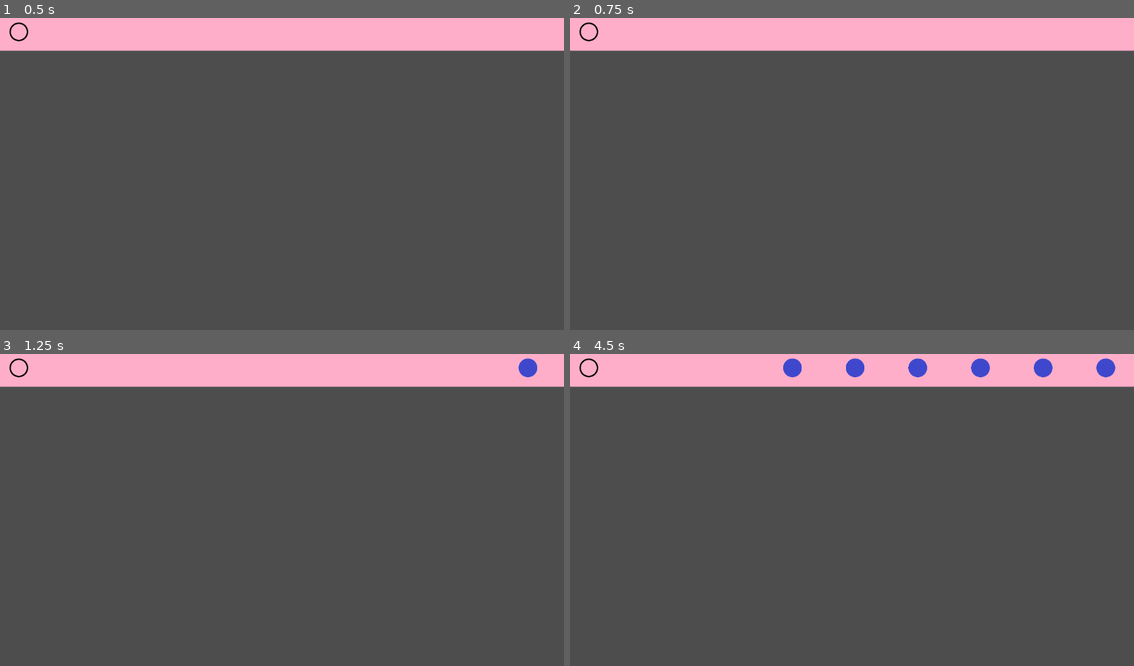
Above: before the commit, frames 1-4 (two rows, left to right).
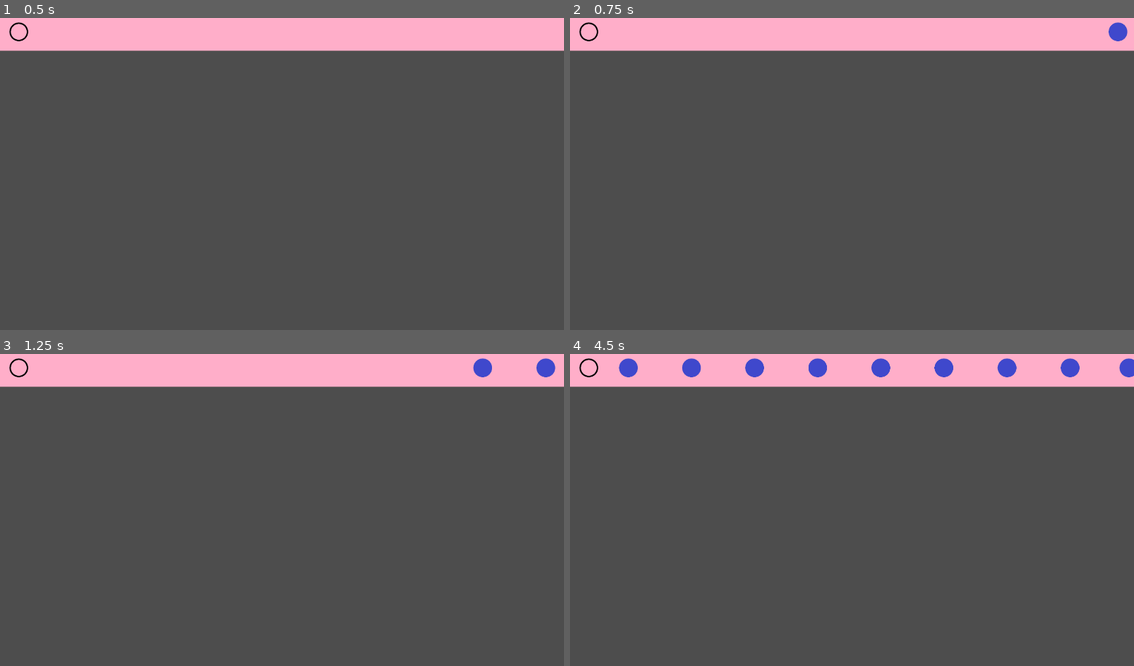
Above: after the commit, the same moments.

Repository: Hawkrex/ProjectRhythmCity-BbqJam25
Game: Godot game, scene res://Scenes/RhythmGame.tscn
The game is run twice, just before and just after one commit, with the same random seed, the same clock (stepped at 60 frames per second) and the same inputs. Sound files missing from this copy of the repository are replaced by a short silence.
Inputs:
- Up to frame 1 (0.5 s): no input
- Up to frame 2 (0.75 s): tap Enter at 0.5 s; tap Down (NoteInput) at 0.6 s
- Up to frame 3 (1.25 s): no input
- Up to frame 4 (4.5 s): tap Down (NoteInput) every 0.75 s from 1.35 to 4.35 s

Frame 1 is identical in both runs. In frame 2, 0.2% of the frame differs, in the area x 95-99%, y 1-8%; in frame 3, 0.5%; in frame 4, 2.4%, in the area x 8-100%, y 1-8%.

Commit message:
Changed to game jam song

Diff:
--- a/GodotProject/Scenes/RhythmGame.tscn
+++ b/GodotProject/Scenes/RhythmGame.tscn
@@ -4,7 +4,7 @@
 [ext_resource type="Texture2D" uid="uid://bnkq6ng7m7cvp" path="res://Assets/Sprites/RhythmBarFrame.png" id="1_l336q"]
 [ext_resource type="PackedScene" uid="uid://bp08xou7xvml3" path="res://Scenes/RhythmGameControls/conductor.tscn" id="2_7h4d0"]
 [ext_resource type="PackedScene" uid="uid://ckafxo2papx13" path="res://Scenes/RhythmGameControls/Target.tscn" id="2_rh3uo"]
-[ext_resource type="AudioStream" uid="uid://drd8335d57puv" path="res://Songs/BubbleTrouble.wav" id="3_gwfqb"]
+[ext_resource type="AudioStream" uid="uid://cl4sxw3h6vxlo" path="res://Songs/3615 Hot-Club de Rennes - Breizonec Blues.mp3" id="3_ow5vn"]
 [ext_resource type="Texture2D" uid="uid://dl0c0bj3hhssa" path="res://Assets/Sprites/Target.png" id="3_qeaul"]
 
 [node name="Main" type="Node2D"]
@@ -12,8 +12,8 @@
 beatsBeforeStart = 9
 
 [node name="Conductor" parent="." instance=ExtResource("2_7h4d0")]
-stream = ExtResource("3_gwfqb")
-songBPM = 90
+stream = ExtResource("3_ow5vn")
+songBPM = 125
 
 [node name="Frame" type="Sprite2D" parent="."]
 position = Vector2(960, 64)
--- a/GodotProject/Scenes/RhythmGameControls/conductor.gd
+++ b/GodotProject/Scenes/RhythmGameControls/conductor.gd
@@ -39,9 +39,9 @@
 func _on_start_timer_timeout() -> void:
 	songPositionInBeats += 1
 	print("songPositionInBeats + 1")
-	if songPositionInBeats < beatsBeforeStart: # Waiting
+	if songPositionInBeats < beatsBeforeStart - 1: # Waiting
 		start_timer.start()
-	elif songPositionInBeats == beatsBeforeStart: # Just before playing song
+	elif songPositionInBeats == beatsBeforeStart - 1: # Just before playing song
 		start_timer.wait_time = start_timer.wait_time - AudioServer.get_time_to_next_mix() - AudioServer.get_output_latency()
 		start_timer.start()
 	else: # We can finally play the song
Not shown, added: GodotProject/Songs/3615 Hot-Club de Rennes - Breizonec Blues.mp3.import
Not shown, removed: GodotProject/Songs/BubbleTrouble.wav.import
Not shown, added: GodotProject/Songs/3615 Hot-Club de Rennes - Breizonec Blues.mp3
Not shown, removed: GodotProject/Songs/BubbleTrouble.wav
Not shown, added: RawAssets/3615 - Hot-Club de Rennes 1941-1952 - 09 Breizonec Blues.mp3
Not shown, removed: RawAssets/BubbleTrouble.wav
